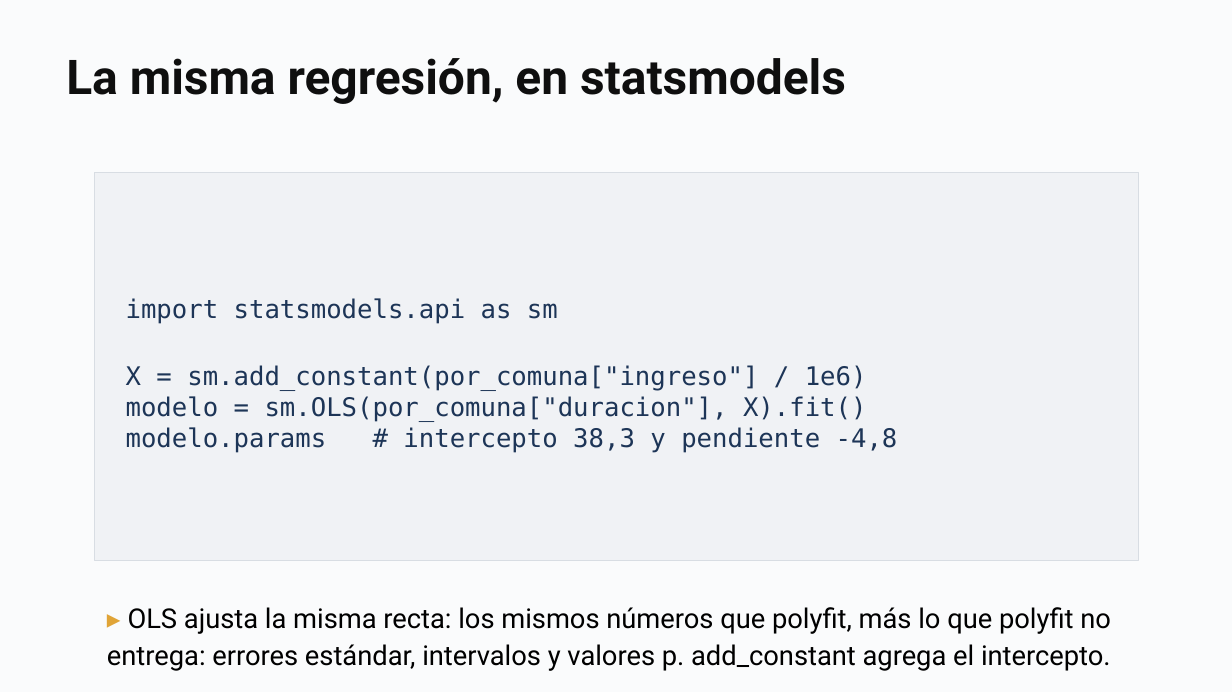
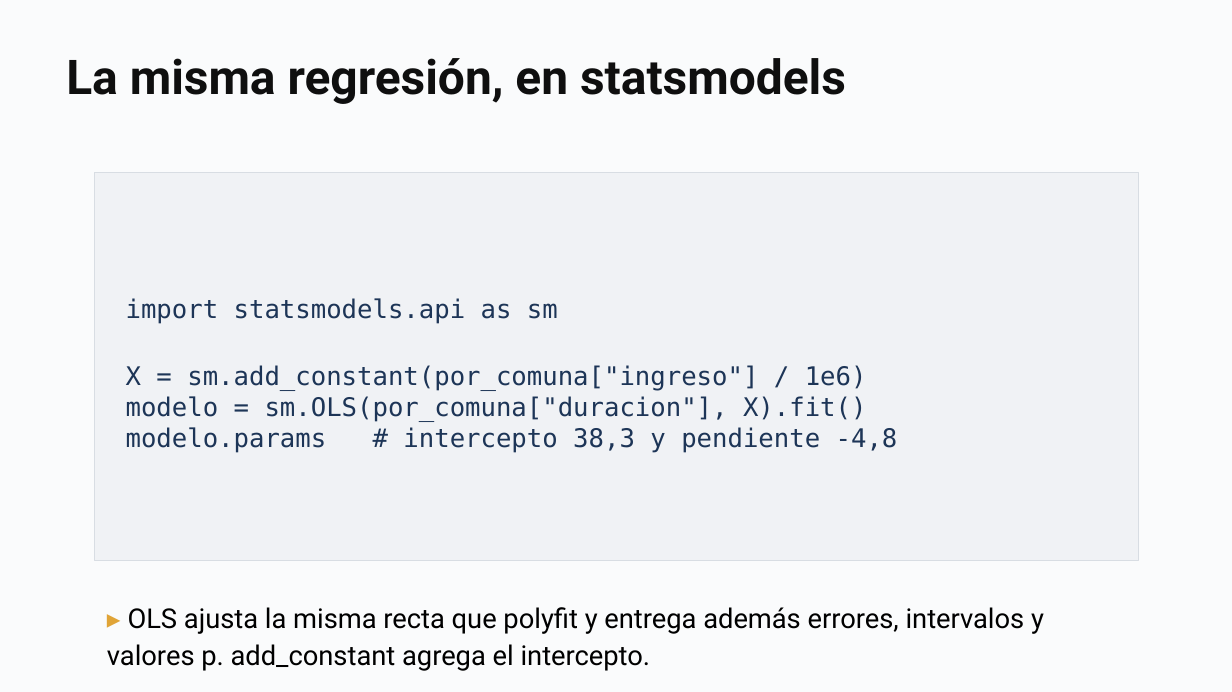
Before and after one commit to daniopitz/cienciadatos, a slide deck: slide 21 of presentaciones/clase04_regresion.pptx. Drawn at 1232x692 pixels with LibreOffice and Linux fonts; fonts in the diff are those of the drawing. Boxes give left, top, right and bottom in pixels: in the first picture for what was removed or moved away, otherwise in the second. Text is boxed around its words. In the diff, an @@ line names an element or a change of style, - is before the commit and + after.

```diff
--- a/presentaciones/clase04_regresion.pptx
+++ b/presentaciones/clase04_regresion.pptx
@@ text at (x1=107, y1=607, x2=1044, y2=671): text changed @@
-▸ OLS ajusta la misma recta: los mismos números que polyfit, más lo que polyfit no entrega: errores estándar, intervalos y valores p. add_constant agrega el intercepto.
+▸ OLS ajusta la misma recta que polyfit y entrega además errores, intervalos y valores p. add_constant agrega el intercepto.
```
Also in this commit, not shown: 1 other file.
